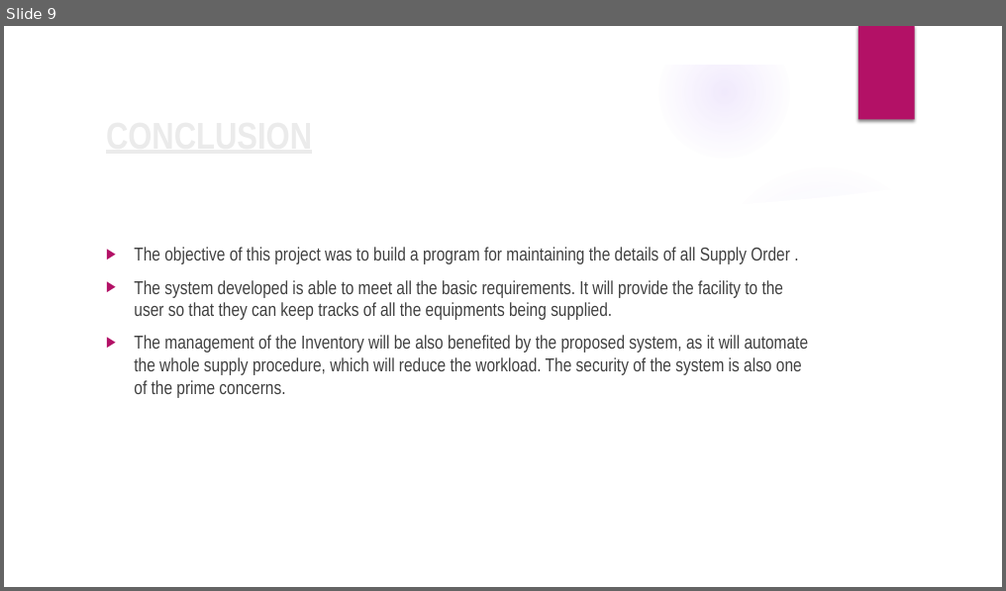
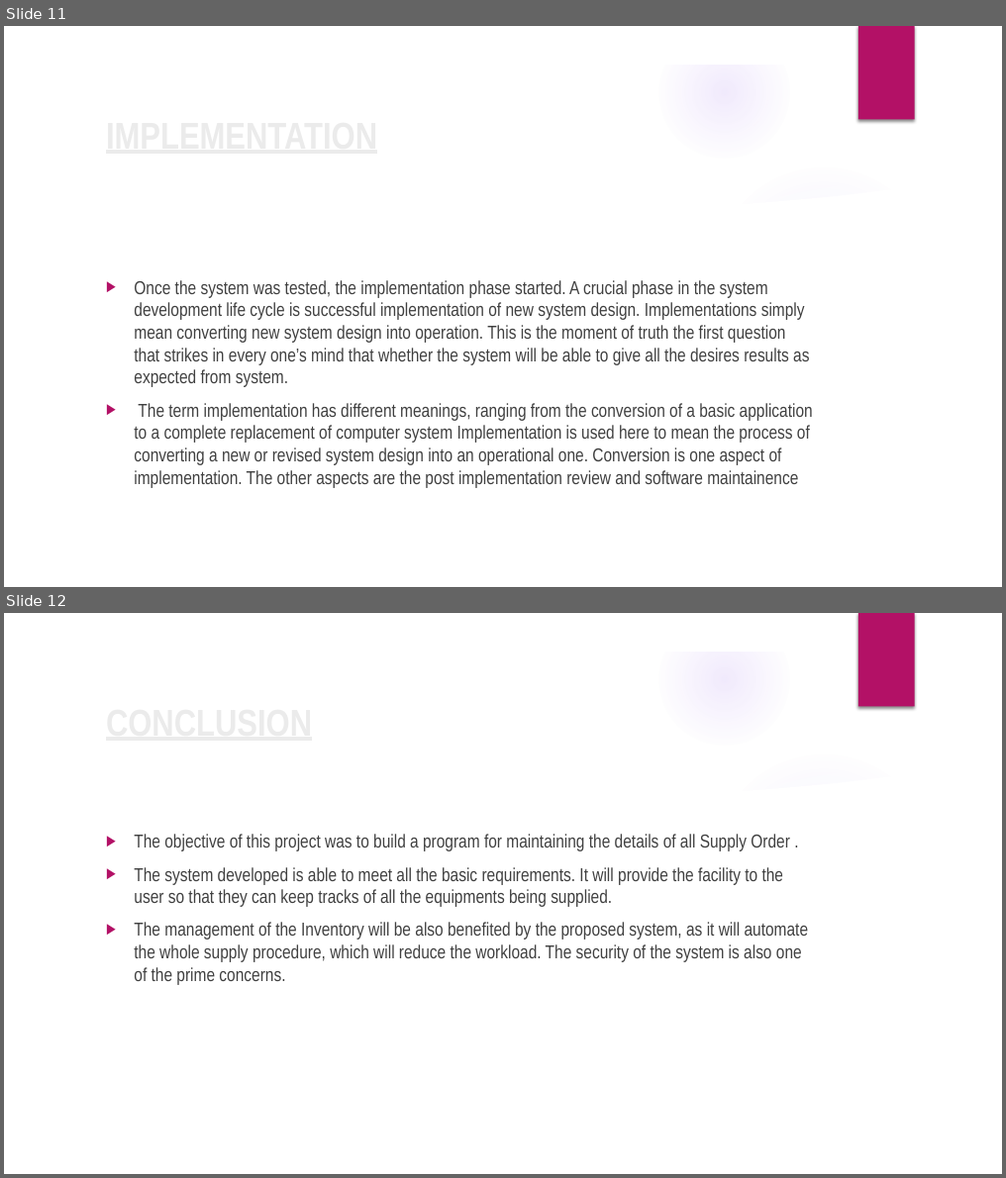
Before and after one commit to goreshankar14/AviationInstrumentManagementSystem, a slide deck: PPT.pptx. Shown one above the other, each under a label of ours: slide 9 before the commit, slides 11 and 12 after it. The pictures are 1006x591 and 1006x1178 pixels, drawn with LibreOffice and Linux fonts; fonts in the diff are those of the drawing; background and template pictures are left out. Boxes give left, top, right and bottom in pixels: in the first picture for what was removed or moved away, otherwise in the second. Text is boxed around its words. In the diff, an @@ line names an element or a change of style, - is before the commit and + after.

```diff
--- a/PPT.pptx
+++ b/PPT.pptx
@@ slide 11 added at bbox=[4, 26, 1002, 587], background picture (left out); not listed: 9 template elements that a slide beside it also shows @@
@@ text added at bbox=[134, 280, 813, 488], 18 pt, text #404040 @@
+▶ Once the system was tested, the implementation phase started. A crucial phase in the system development life cycle is successful implementation of new system design. Implementations simply mean converting new system design into operation. This is the moment of truth the first question that strikes in every one’s mind that whether the system will be able to give all the desires results as expected from system.
+▶ The term implementation has different meanings, ranging from the conversion of a basic application to a complete replacement of computer system Implementation is used here to mean the process of converting a new or revised system design into an operational one. Conversion is one aspect of implementation. The other aspects are the post implementation review and software maintainence
@@ title added at bbox=[360, 280, 464, 298], 36 pt, text #EBEBEB, bold, underline @@
+IMPLEMENTATION
@@ what was slide 9 is now slide 12 @@
```
Also in this commit, not shown: 5 slides changed, 4 other slides added, 1 slide removed.
